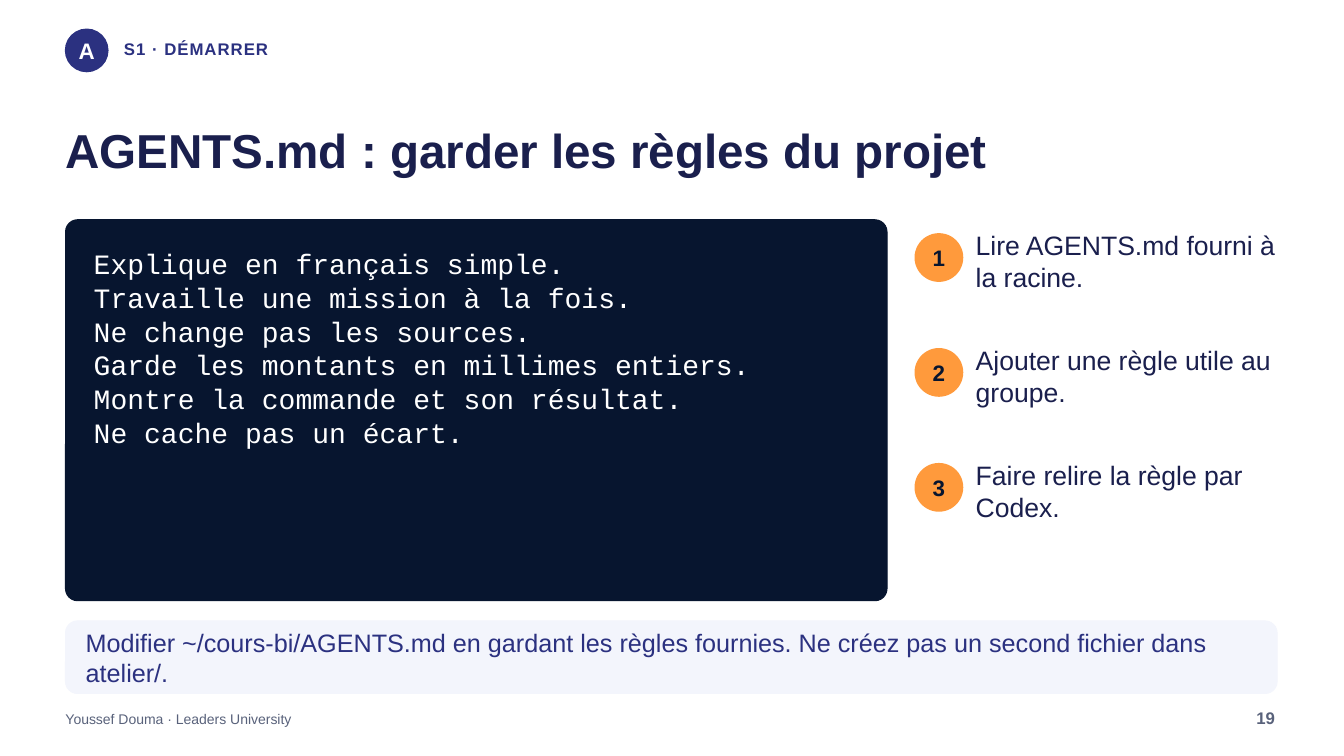
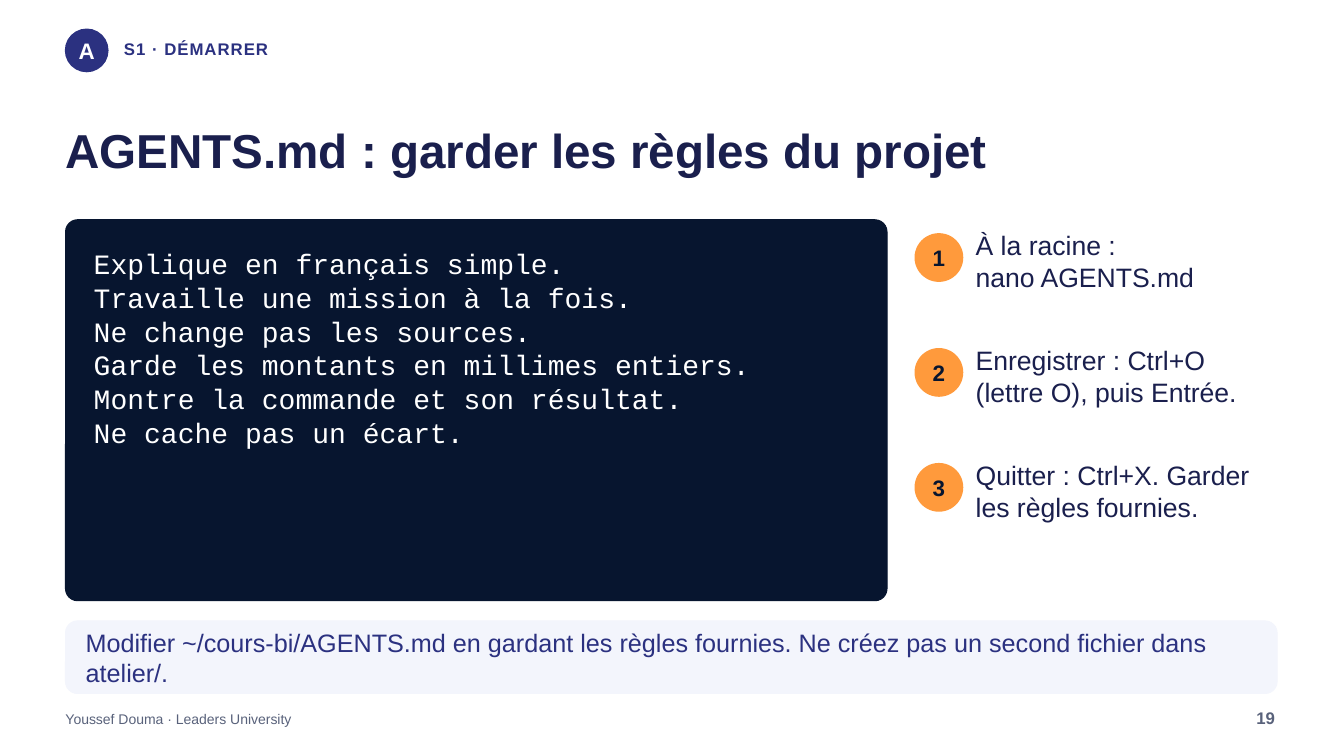
Before and after one commit to jodouma/leaders-bi-ia-etl-28h, a slide deck: slide 19 of presentation/Atlas_CODEX_BI_15h.pptx. Drawn at 1344x756 pixels with LibreOffice and Linux fonts; fonts in the diff are those of the drawing. Boxes give left, top, right and bottom in pixels: in the first picture for what was removed or moved away, otherwise in the second. Text is boxed around its words. In the diff, an @@ line names an element or a change of style, - is before the commit and + after.

Commit message:
cours-codex-bi-15h: v6-slides: Use French amount display and show nano editing controls

```diff
--- a/presentation/Atlas_CODEX_BI_15h.pptx
+++ b/presentation/Atlas_CODEX_BI_15h.pptx
@@ text at [976, 234, 1194, 288]: text changed @@
-Lire AGENTS.md fourni à la racine.
+À la racine :
+nano AGENTS.md
@@ text at [976, 350, 1236, 407]: text changed @@
-Ajouter une règle utile au groupe.
+Enregistrer : Ctrl+O (lettre O), puis Entrée.
@@ text at [976, 465, 1250, 522]: text changed @@
-Faire relire la règle par Codex.
+Quitter : Ctrl+X. Garder les règles fournies.
```
Also in this commit, not shown: 4 other slides changed, 4 other files.
